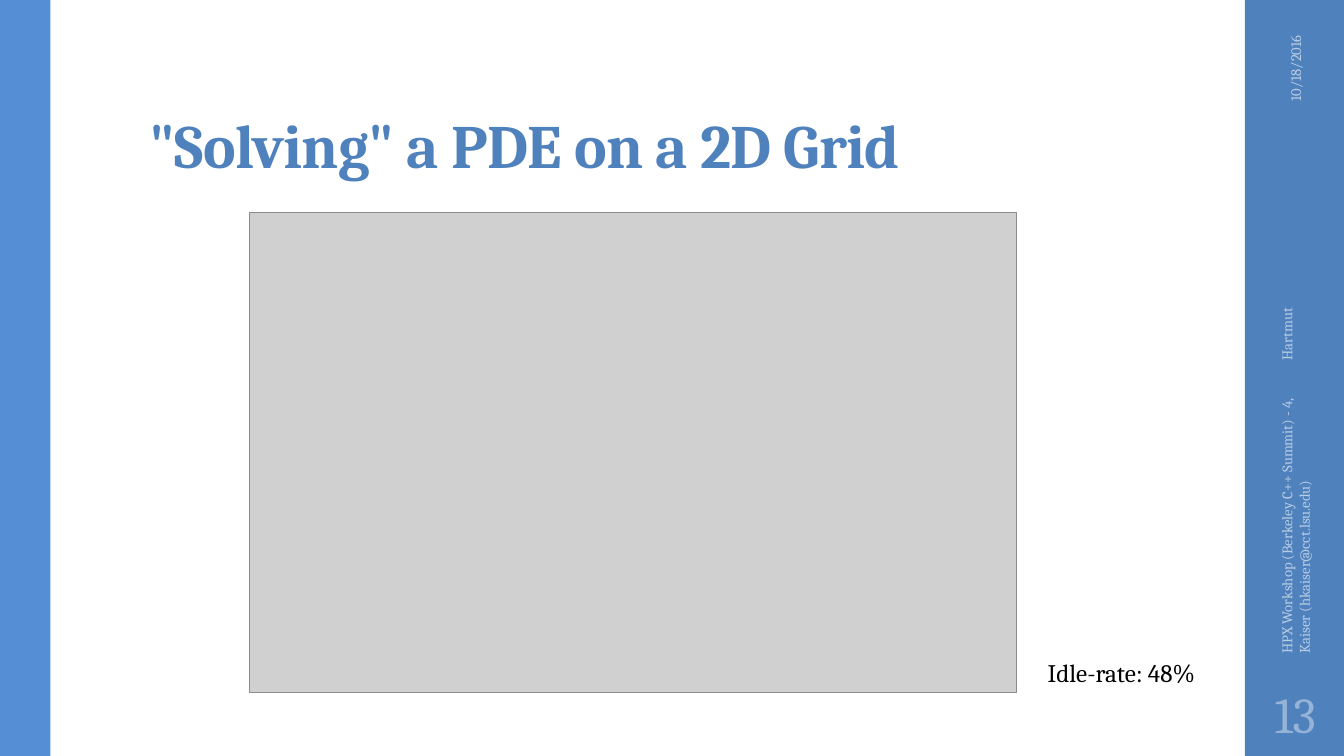
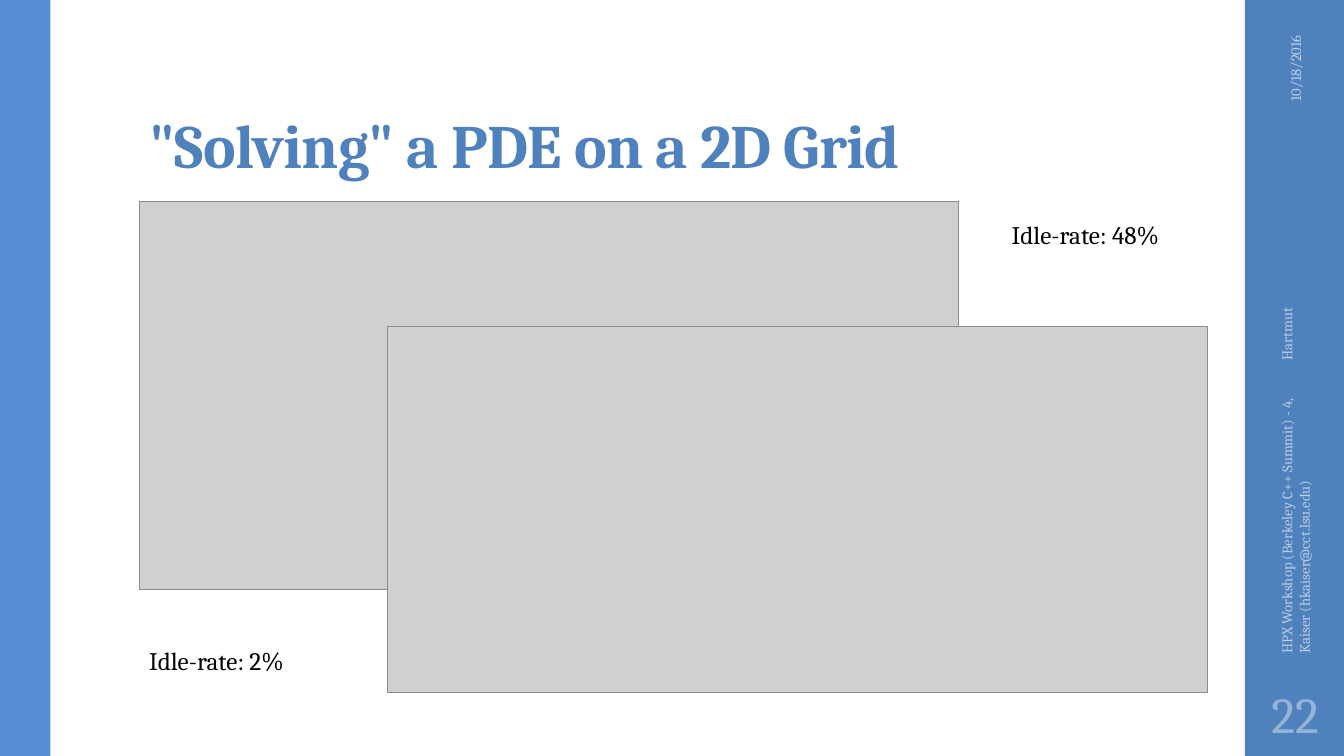
Before and after one commit to STEllAR-GROUP/tutorials, a slide deck: slide 22 of lbl2016/HPX Workshop (Berkeley C++ Summit) - 4.pptx (slide 13 before the commit). Drawn at 1344x756 pixels with LibreOffice and Linux fonts; fonts in the diff are those of the drawing; grey boxes stand for pictures; background and template pictures are left out. Boxes give left, top, right and bottom in pixels: in the first picture for what was removed or moved away, otherwise in the second. Text is boxed around its words. In the diff, an @@ line names an element or a change of style, - is before the commit and + after.

```diff
--- a/lbl2016/HPX Workshop (Berkeley C++ Summit) - 4.pptx
+++ b/lbl2016/HPX Workshop (Berkeley C++ Summit) - 4.pptx
@@ picture: place and size @@
-picture at <box>249,213,1016,693</box>
+picture at <box>139,202,959,590</box>
@@ text "Idle-rate: 48%": place and size @@
-text "Idle-rate: 48%" at <box>1048,664,1195,683</box>
+text "Idle-rate: 48%" at <box>1012,226,1159,245</box>
@@ picture added at <box>388,327,1208,694</box> @@
@@ text added at <box>149,652,283,671</box>, 18 pt, text #000000 @@
+Idle-rate: 2%
@@ page number at <box>1271,699,1319,733</box>: text changed @@
-13
+22
```
Also in this commit, not shown: 5 other slides changed, 5 slides added.
